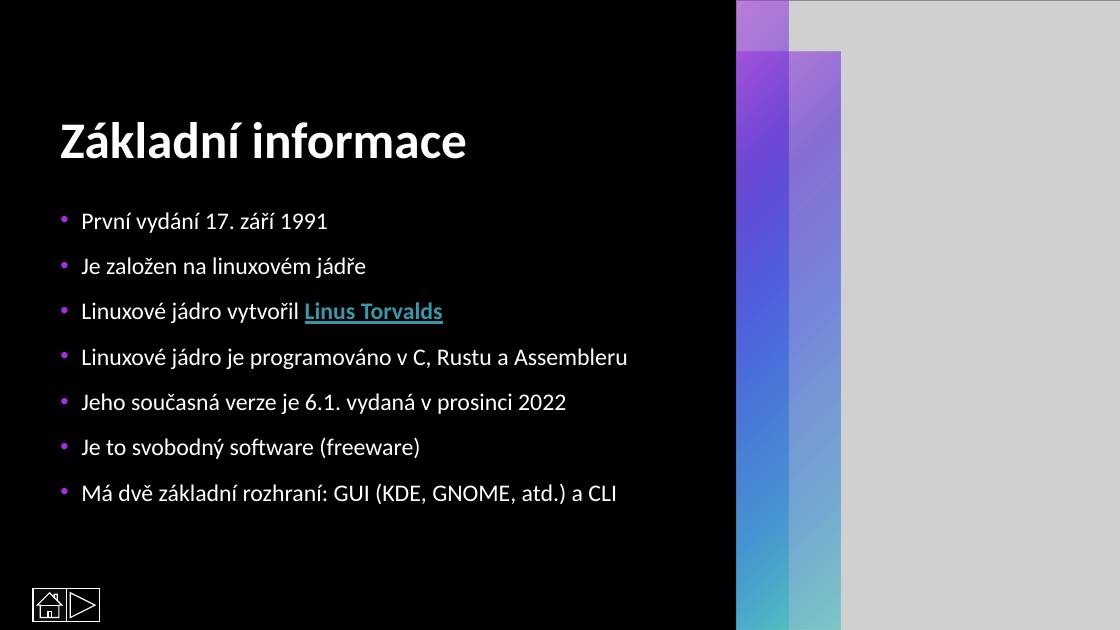
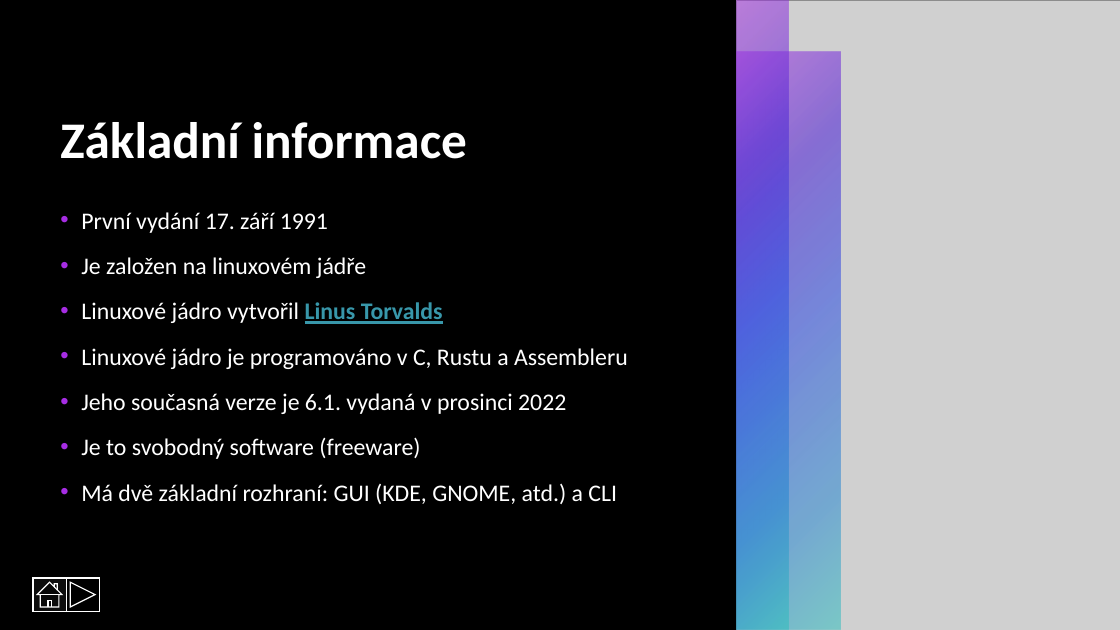
Before and after one commit to RadRoz12/Linux, a slide deck: slide 3 of Linux.pptx. Drawn at 1120x630 pixels with LibreOffice and Linux fonts; fonts in the diff are those of the drawing; grey boxes stand for pictures. Boxes give left, top, right and bottom in pixels: in the first picture for what was removed or moved away, otherwise in the second. Text is boxed around its words. In the diff, an @@ line names an element or a change of style, - is before the commit and + after.

```diff
--- a/Linux.pptx
+++ b/Linux.pptx
@@ action button home: place and size @@
-action button home at (33, 589, 66, 622)
+action button home at (33, 578, 66, 611)
@@ action button forward next: place and size @@
-action button forward next at (66, 589, 99, 622)
+action button forward next at (66, 578, 99, 611)
```
Also in this commit, not shown: 14 other slides changed.
